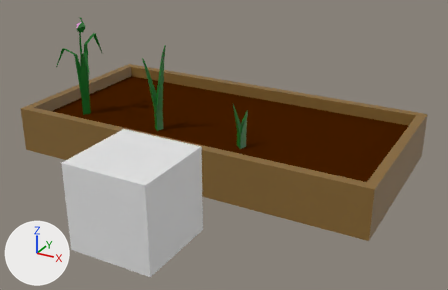
Renders of the Blender file stuff/Plants/Roots/Garlic/Model/Garlicblend.blend from each side of a commit.
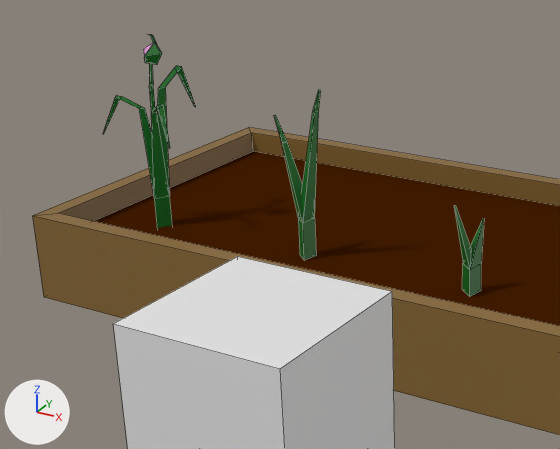
Each version is shown whole from a camera (50 mm lens) standing at (10.22, -9.2, 5.8) and looking at (4.85, 0.57, 0.92), then close up on the part from 1% to 64% of the width and 0% to 78% of the height. Lighting does not change. The marker at lower left points along +X, +Y and +Z. The close-ups show mesh edges as thin lines.

Objects in the first close-up: 'Average garlic.001', 'Bed Lowpolly', 'Big garlic.001', 'PlaceSize', 'Small Garlic.001'.
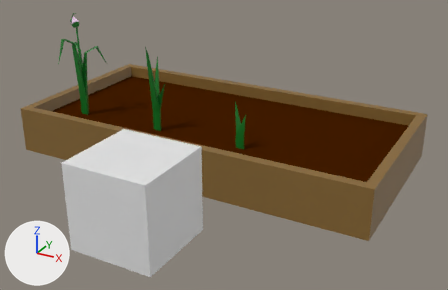
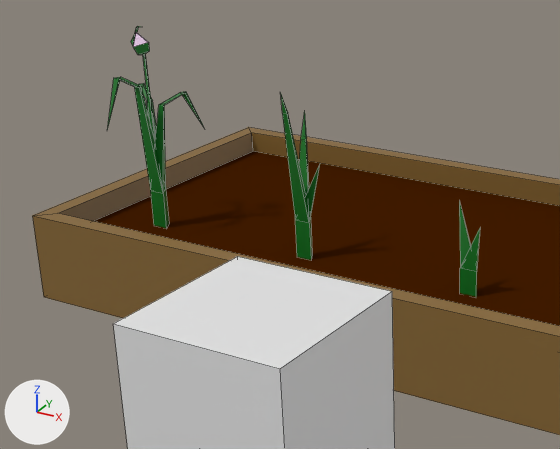
Changed parts and their boxes (x1, y1, x2, y2) in the close-ups (560 x 449 px; the box of a moved part takes in the faces that stretch with it):
'Big garlic.001', reshaped, moved, turned: before (103, 34, 196, 228); after (107, 26, 204, 228)
'Average garlic.001', deleted (green): before (274, 90, 321, 260)
'Average garlic.002', added (green): after (280, 92, 320, 260)
'Small Garlic.001', deleted (green): before (454, 206, 484, 297)
'Small Garlic.002', added (green): after (459, 201, 480, 297)
part 1 of me_cube_017, cut back: before (103, 63, 170, 148); after (143, 54, 204, 142)
part 2 of me_cube_017, moved or reshaped: before (178, 67, 196, 107); after (107, 78, 120, 130)

The change, as a diff of the scene's bpy script:
```diff
--- a/stuff/Plants/Roots/Garlic/Model/Garlicblend.blend.py
+++ b/stuff/Plants/Roots/Garlic/Model/Garlicblend.blend.py
@@ me_cube_017 @@
 # used by ob_big_garlic_001; location = (1.0, 1.0, 0.663); rotation_euler = (0.0, 0.0, 3.142), in degrees (0, 0, 180)
 # verts and faces of me_cube_017; kept vertices keep their numbers, new ones are numbered from 61
-me_cube_017.from_pydata(...)  # 61 vertices, 65 faces; spans x -0.49..0.52, y -0.7..0.32, z 0.0..2.3
+me_cube_017.from_pydata(...)  # 52 vertices, 55 faces; spans x -0.48..0.51, y -0.69..0.32, z 0.0..2.3
+# me_cube_017 part 1
+# 9 vertices are removed from x -0.49..0.52, y 0.01..0.31, z 1.16..1.98
+# 18 faces are deleted
+# 2 vertices are added at (-0.07, 0.05, 1.99), (-0.08, 0.02, 1.99)
+# 9 new faces join them, mat_grass_green (dark green #09741f)
+# me_cube_017 part 2
+delete_vertices([15, 16])  # with the faces that use them
+verts[17] = (-0.03, -0.69, 1.31)  # moved, pixel (107, 131)
+faces += [(17, 20, 18), (17, 18, 19), (17, 19, 20)]  # mat_grass_green (dark green #09741f)
 me_cube_017.materials.append(mat_grass_green)
@@ me_cylinder_001 @@
+me_cylinder_001.from_pydata([(0.0, 0.107, 0.0), (0.123, -0.053, 0.771), (0.095, -0.058, 0.0), (-0.095, -0.058, 0.0), (0.0, 0.107, 0.289), (0.095, -0.058, 0.289), (-0.095, -0.058, 0.289), (-0.18, 0.072, 0.962), (0.001, -0.001, 0.467), (-0.092, -0.052, 0.289), (0.001, 0.102, 0.286)], [], [(4, 1, 5), (5, 1, 6), (6, 1, 4), (0, 2, 3), (3, 6, 4, 0), (2, 5, 6, 3), (0, 4, 5, 2), (8, 7, 9), (9, 7, 10), (10, 7, 8)])
+me_cylinder_001.materials.append(mat_grass_green)  # dark green #09741f
@@ me_cube_001 @@
+me_cube_001.from_pydata([(0.09, -0.05, 0.43), (0.0, 0.11, 0.43), (0.0, 0.11, 0.0), (-0.01, -0.2, 1.66), (0.09, -0.05, 0.0), (0.02, -0.25, 1.66), (-0.09, -0.05, 0.0), (-0.05, -0.25, 1.66), (-0.09, -0.05, 0.43), (0.19, 0.05, 1.08), (-0.01, -0.3, 1.9), (-0.08, 0.21, 1.28), (-0.12, 0.16, 1.28), (-0.05, 0.16, 1.28), (-0.12, 0.25, 1.56)], [], [(4, 0, 8, 6), (1, 3, 5, 0), (6, 8, 1, 2), (0, 5, 7, 8), (3, 7, 10), (2, 1, 0, 4), (8, 7, 3, 1), (2, 4, 6), (5, 3, 10), (7, 5, 10), (1, 9, 0), (0, 9, 8), (8, 9, 1), (8, 12, 11, 1), (1, 11, 13, 0), (13, 11, 14), (0, 13, 12, 8), (12, 13, 14), (11, 12, 14)])
+me_cube_001.materials.append(mat_grass_green)  # dark green #09741f
@@ ob_small_garlic_001 @@
-ob_small_garlic_001 = bpy.data.objects.new('Small Garlic.001', me_cylinder_003)
@@ ob_average_garlic_001 @@
-ob_average_garlic_001 = bpy.data.objects.new('Average garlic.001', me_cube_014)
@@ ob_big_garlic_001 @@
 ob_big_garlic_001 = bpy.data.objects.new('Big garlic.001', me_cube_017)
-ob_big_garlic_001.location = (1.0, 1.0, 0.663)
-ob_big_garlic_001.rotation_euler = (0.0, 0.0, 3.142)  # degrees (0, 0, 180)
+ob_big_garlic_001.location = (1.0, 1.0, 0.72)
@@ ob_small_garlic_002 @@
+ob_small_garlic_002 = bpy.data.objects.new('Small Garlic.002', me_cylinder_001)
+ob_small_garlic_002.location = (5.0, 1.0, 0.719)
@@ ob_average_garlic_002 @@
+ob_average_garlic_002 = bpy.data.objects.new('Average garlic.002', me_cube_001)
+ob_average_garlic_002.location = (3.0, 1.0, 0.727)
```
